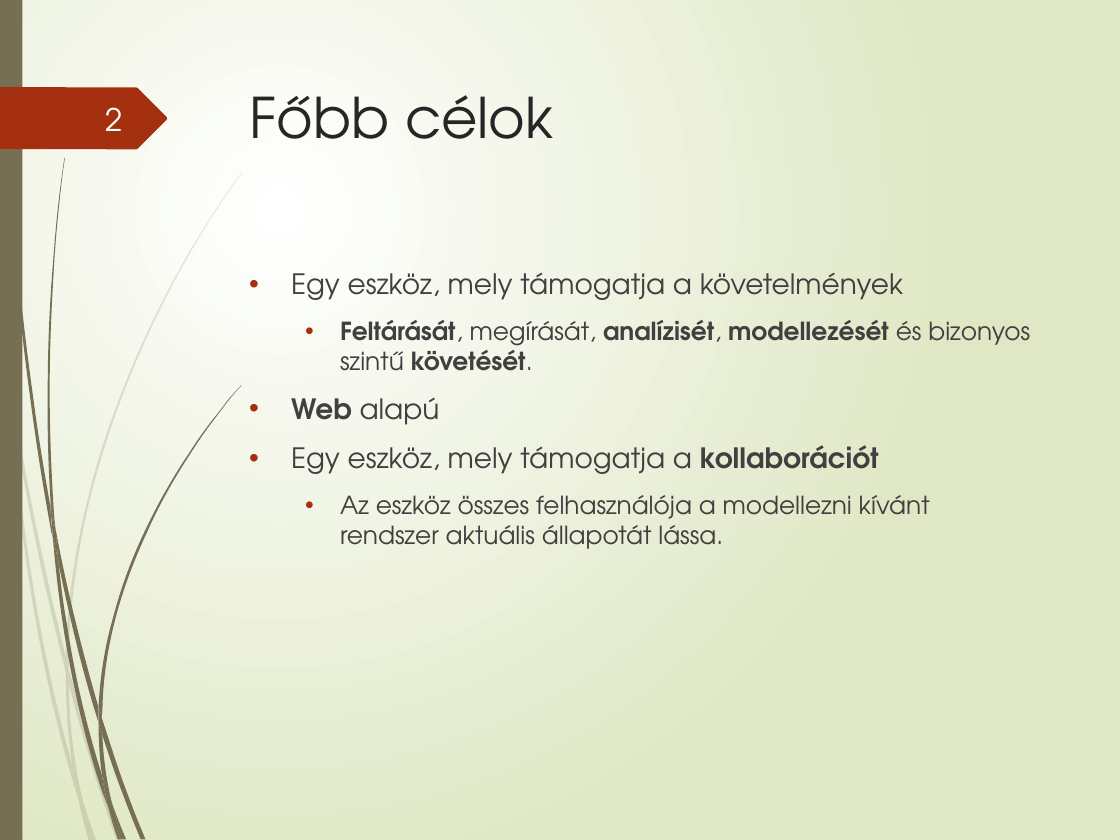
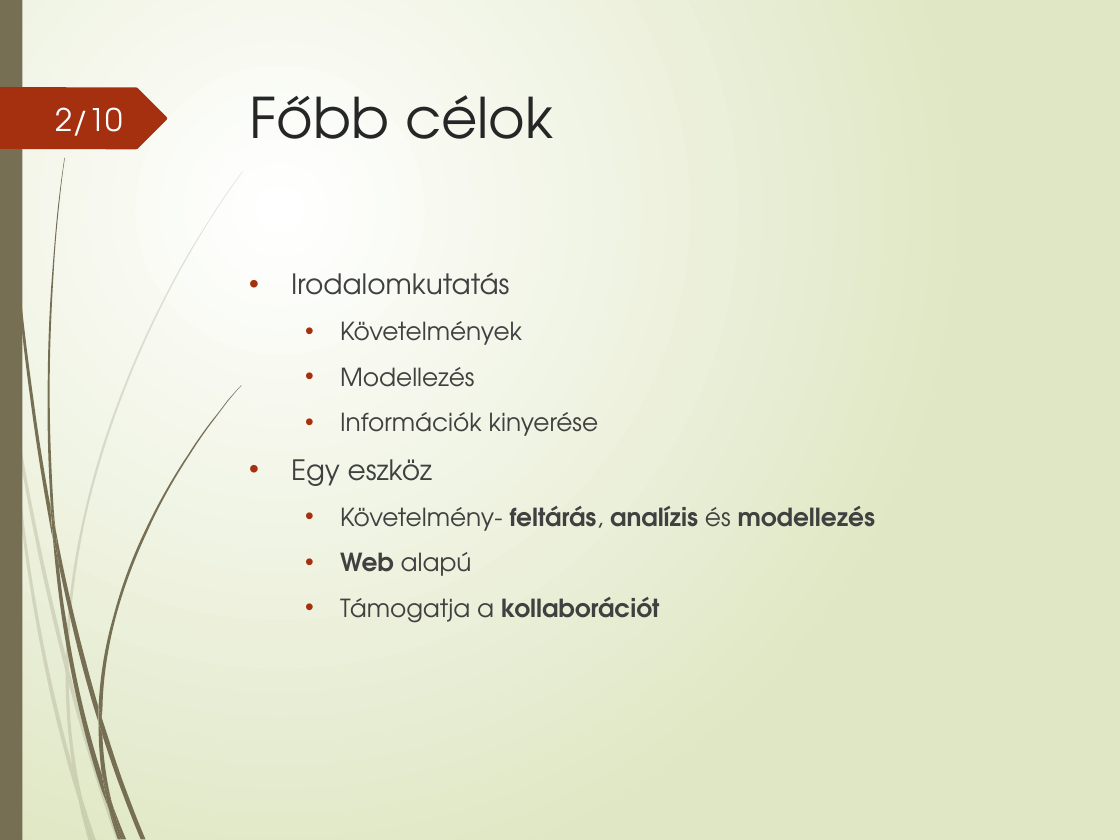
Before and after one commit to lovi88/AA_SZAKDOLGOZAT, a slide deck: slide 2 of DVD/prezentacio/K971UM_Lovas_Tick.pptx. Drawn at 1120x840 pixels with LibreOffice and Linux fonts; fonts in the diff are those of the drawing. Boxes give left, top, right and bottom in pixels: in the first picture for what was removed or moved away, otherwise in the second. Text is boxed around its words. In the diff, an @@ line names an element or a change of style, - is before the commit and + after.

```diff
--- a/DVD/prezentacio/K971UM_Lovas_Tick.pptx
+++ b/DVD/prezentacio/K971UM_Lovas_Tick.pptx
@@ page number at (55,107,123,136): text changed @@
-2
+2/10
@@ text at (291,273,875,531): text changed @@
-• Egy eszköz, mely támogatja a követelmények
-  • Feltárását, megírását, analízisét, modellezését és bizonyos szintű követését.
+• Irodalomkutatás
+  • Követelmények
+  • Modellezés
+  • Információk kinyerése
+• Egy eszköz
+  • Követelmény- feltárás, analízis és modellezés
@@ text at (340,552,472,576): size 18 to 16 pt in "Web alapú"; list level 1 to 2 in "Web alapú" @@
@@ text at (340,597,659,623): text changed; bold on @@
-• Egy eszköz, mely támogatja a kollaborációt
-  • Az eszköz összes felhasználója a modellezni kívánt rendszer aktuális állapotát lássa.
+  • Támogatja a kollaborációt
```
Also in this commit, not shown: 1 other slide changed, 5 slides added, 9 other files.
